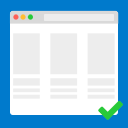
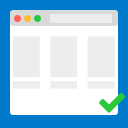
Layers edited between the first and the second 128 × 128 image:
added group "Group 2" with 4 layers in group "Group 1" over [14, 14, 112, 23]
added layer "Rounded Rectangle 5" in group "Group 2" over [50, 14, 112, 23]
added layer "Ellipse 1 copy 2" in group "Group 2" over [34, 15, 41, 22]
added layer "Ellipse 1 copy" in group "Group 2" over [24, 15, 31, 22]
added layer "Ellipse 1" in group "Group 2" over [14, 15, 21, 22]
added layer "Rounded Rectangle 3" in group "Group 1" over [10, 10, 118, 26]
painted on (unnamed layer) over [98, 93, 125, 120]
removed layer "Rounded Rectangle 2" from group "Group 1" over [44, 14, 114, 21]
painted on "Layer 5" over [13, 33, 115, 99]
removed layer "Layer 3" from group "Group 1" over [13, 14, 33, 20]
removed layer "Rounded Rectangle 1 copy" from group "Group 1" over [9, 10, 119, 24]
removed layer "Rounded Rectangle 1" from group "Group 1" over [10, 11, 118, 115]
added layer "Rounded Rectangle 4" in group "Group 1" over [10, 11, 118, 115]
